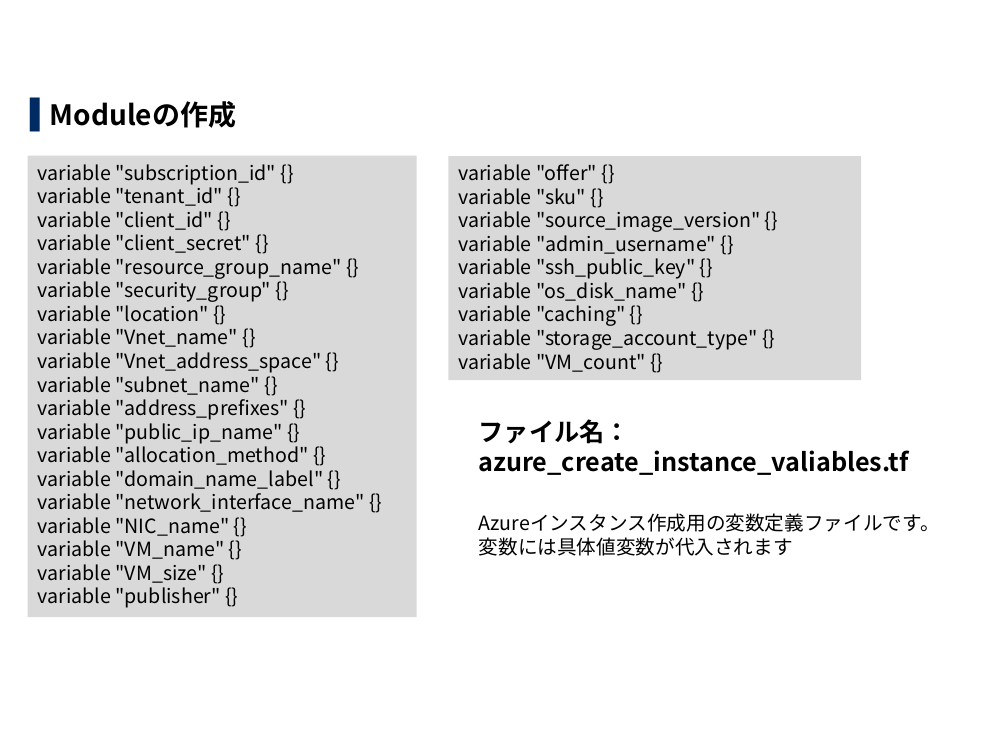
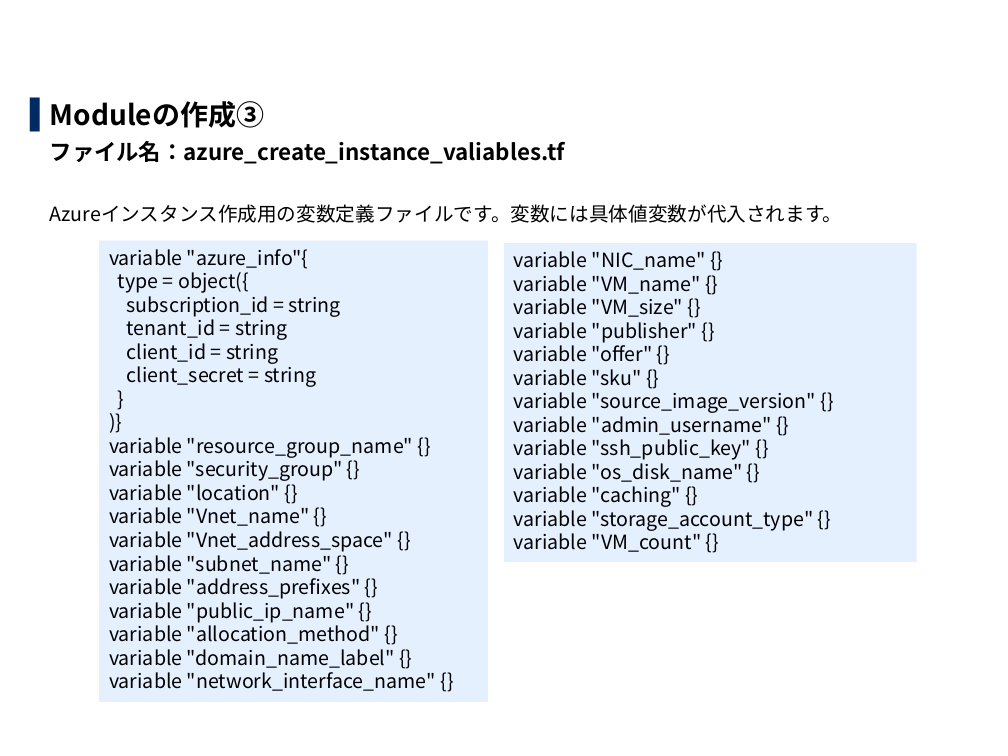
Before and after one commit to exastro-suite/it-automation-docs, a slide deck: slide 10 of asset/Learn_ja/ITA-Terraform-driver-practice_ja.pptx. Drawn at 1008x756 pixels with LibreOffice and Linux fonts; fonts in the diff are those of the drawing; background and template pictures are left out. Boxes give left, top, right and bottom in pixels: in the first picture for what was removed or moved away, otherwise in the second. Text is boxed around its words. In the diff, an @@ line names an element or a change of style, - is before the commit and + after.

```diff
--- a/asset/Learn_ja/ITA-Terraform-driver-practice_ja.pptx
+++ b/asset/Learn_ja/ITA-Terraform-driver-practice_ja.pptx
@@ text at (x1=50, y1=101, x2=843, y2=223): text changed; size 20 to 14 pt @@
-▌ Moduleの作成
+▌ Moduleの作成③
+  ファイル名：azure_create_instance_valiables.tf
+  Azureインスタンス作成用の変数定義ファイルです。変数には具体値変数が代入されます。
@@ rectangle "variable "azure_info"{" moved from (x1=27, y1=155, x2=416, y2=617) to (x1=99, y1=241, x2=488, y2=703) @@
@@ rectangle "variable "azure_info"{" at (x1=99, y1=241, x2=488, y2=703): fill #D9D9D9 to #E5F0FF @@
@@ text in rectangle at (x1=109, y1=249, x2=341, y2=387): text changed @@
-variable "subscription_id" {}
-variable "tenant_id" {}
-variable "client_id" {}
-variable "client_secret" {}
+variable "azure_info"{
+type = object({
+subscription_id = string
+tenant_id = string
+client_id = string
+client_secret = string
+}
+)}
@@ rectangle "variable "NIC_name" {}" at (x1=504, y1=243, x2=917, y2=561): fill #D9D9D9 to #E5F0FF @@
@@ rectangle "variable "NIC_name" {}" resized from (x1=449, y1=156, x2=862, y2=380) to (x1=504, y1=243, x2=917, y2=561) @@
@@ text in rectangle at (x1=514, y1=251, x2=706, y2=343): paragraphs added @@
+variable "NIC_name" {}
+variable "VM_name" {}
+variable "VM_size" {}
+variable "publisher" {}
@@ text removed at (x1=479, y1=419, x2=909, y2=475) @@
-ファイル名：azure_create_instance_valiables.tf
@@ text in rectangle at (x1=38, y1=517, x2=229, y2=608): paragraphs removed @@
-variable "NIC_name" {}
-variable "VM_name" {}
-variable "VM_size" {}
-variable "publisher" {}
@@ text removed at (x1=479, y1=513, x2=940, y2=556) @@
-Azureインスタンス作成用の変数定義ファイルです。
-変数には具体値変数が代入されます
```
Also in this commit, not shown: 36 other slides changed, 3 other files.
